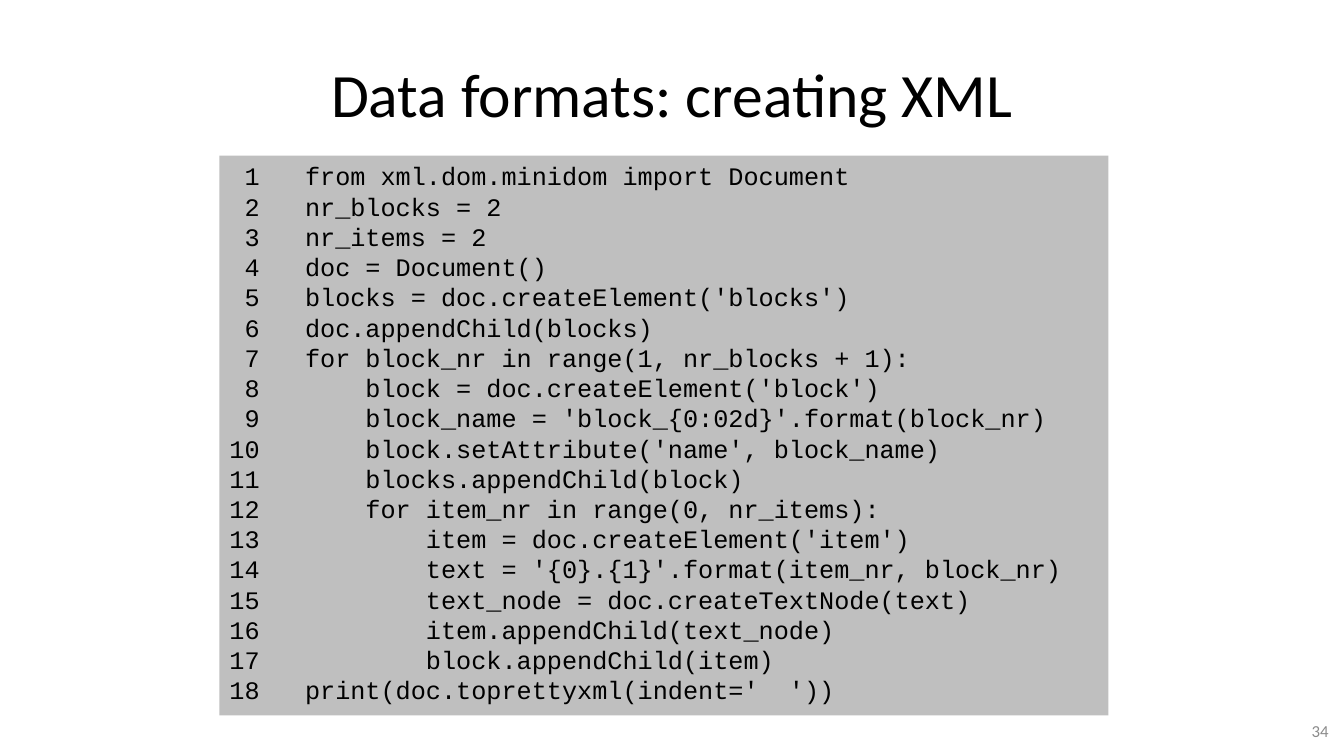
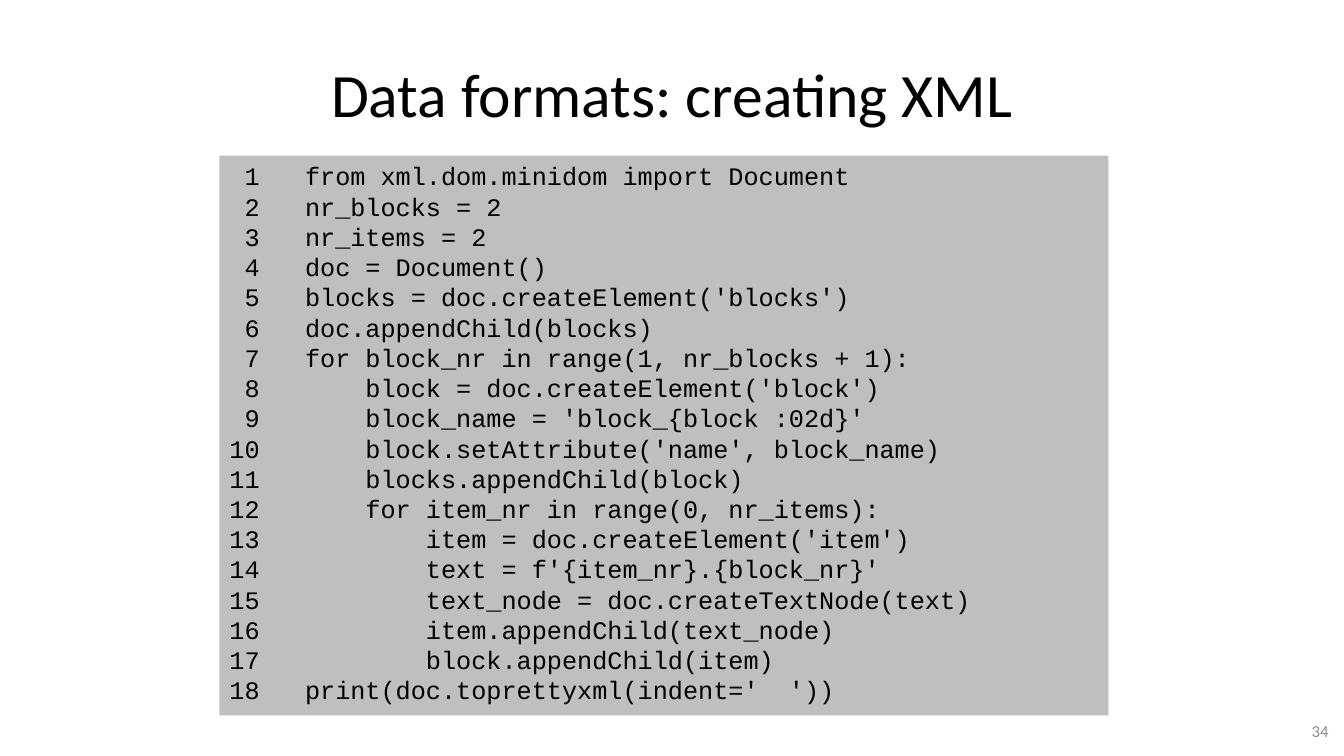
Before and after one commit to gjbex/Python-for-systems-programming, a slide deck: slide 34 of python_for_systems_programming.pptx. Drawn at 1344x756 pixels with LibreOffice and Linux fonts; fonts in the diff are those of the drawing. Boxes give left, top, right and bottom in pixels: in the first picture for what was removed or moved away, otherwise in the second. Text is boxed around its words. In the diff, an @@ line names an element or a change of style, - is before the commit and + after.

Commit message:
Update slides
* fix URL for recent version of Python
* use f-strings rather than format method

```diff
--- a/python_for_systems_programming.pptx
+++ b/python_for_systems_programming.pptx
@@ text in rectangle at (365,409,865,433): text changed @@
-9 block_name = 'block_{0:02d}'.format(block_nr)
+9 block_name = 'block_{block :02d}'
@@ text in rectangle at (426,560,880,584): text changed @@
-14 text = '{0}.{1}'.format(item_nr, block_nr)
+14 text = f'{item_nr}.{block_nr}'
```
Also in this commit, not shown: 6 other slides changed.
